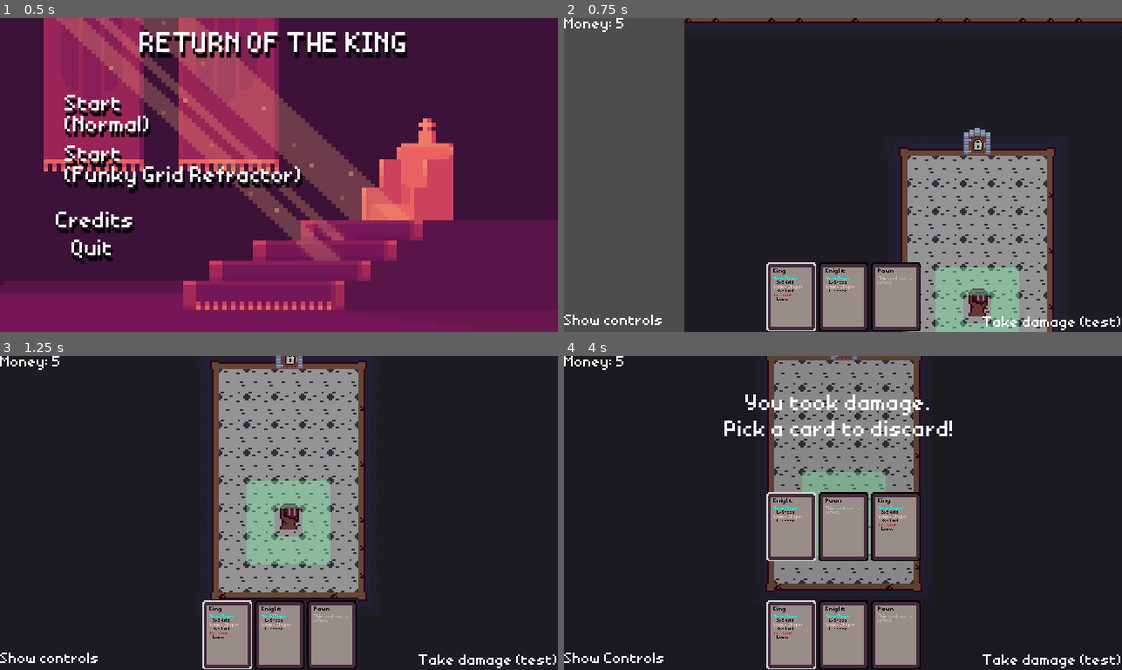
Above: before the commit, frames 1-4 (two rows, left to right).
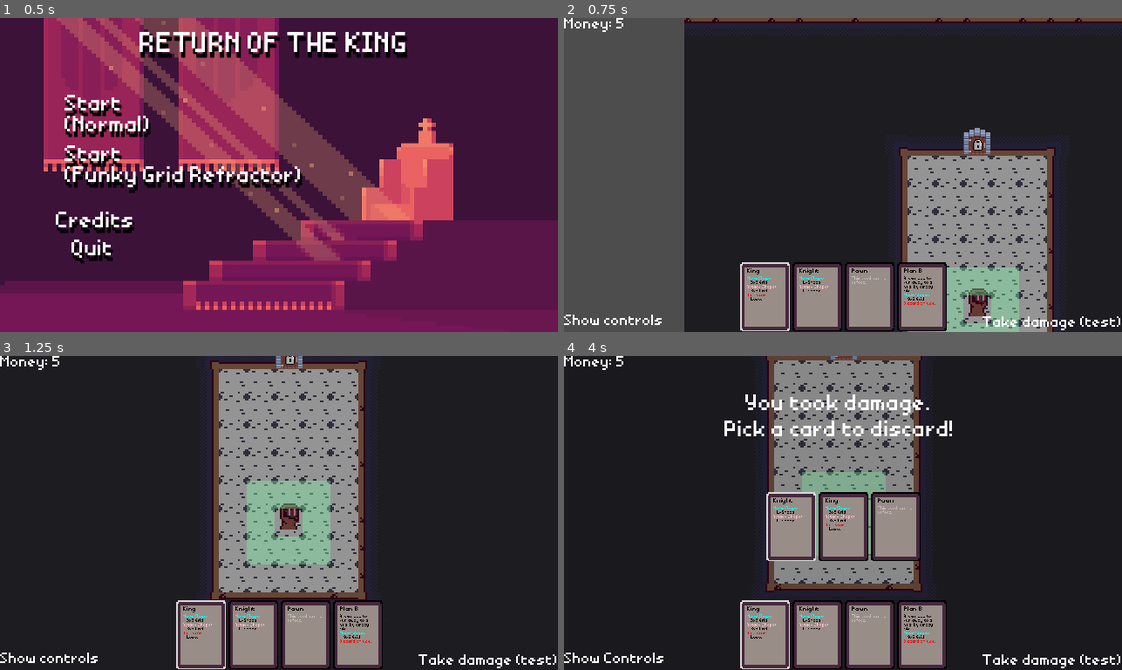
Above: after the commit, the same moments.

Repository: bonsaipropaganda/pass-the-game-jam-2024
Game: Godot game, scene res://ui/menus/main_menu.tscn
The game is run twice, just before and just after one commit, with the same random seed, the same clock (stepped at 60 frames per second) and the same inputs.
Inputs (mouse positions are in pixels of both pictures, inside the frame that each line leads up to):
- Up to frame 1 (0.5 s): no input
- Up to frame 2 (0.75 s): click "Start (Normal)" at 0.5 s
- Up to frame 3 (1.25 s): no input
- Up to frame 4 (4 s): click "Take damage (test)" at 1.25 s; tap Enter at 2 s; move the mouse to (965, 497) at 2.02 s; tap 1 at 2.1 s; click (965, 497) at 2.17 s; click "Show controls" at 2.75 s; click "Hide Controls" at 3.5 s

Frame 1 is identical in both runs. In frame 2, 4.3% of the frame differs, in the area x 31-69%, y 77-100%; in frame 3, 4.7%; in frame 4, 4.9%, in the area x 31-69%, y 45-100%.

Commit message:
Added footstep sounds, fixed errors caused by my previous changes

Diff:
--- a/entities/Player/player.gd
+++ b/entities/Player/player.gd
@@ -7,6 +7,7 @@
 var inventory: Inventory = Inventory.new()
 
 func move(to:Vector2i):
+	$FootstepsPlayer.play()
 	var tween = create_tween()
 	var target_position:= Vector2(to) * C.TILE_SIZE + (Vector2.ONE * C.TILE_SIZE / 2.0)
 	var distance = global_position.distance_to(target_position)
--- a/entities/Player/player.tscn
+++ b/entities/Player/player.tscn
@@ -1,8 +1,9 @@
-[gd_scene load_steps=18 format=3 uid="uid://3o1v1gb0lhhg"]
+[gd_scene load_steps=19 format=3 uid="uid://3o1v1gb0lhhg"]
 
 [ext_resource type="Script" path="res://entities/Player/player.gd" id="1_1wplv"]
 [ext_resource type="Texture2D" uid="uid://cukd8xul6fmq" path="res://gfx/entities/player_sheet.png" id="2_onmdn"]
 [ext_resource type="Texture2D" uid="uid://c2gino6i3s2ae" path="res://gfx/entities/player_test.png" id="4_x6xvk"]
+[ext_resource type="AudioStream" uid="uid://dud3v88jnkjdn" path="res://gfx/sounds/footsteps/footsteps_stream.tres" id="5_k5i8r"]
 [ext_resource type="Script" path="res://entities/Player/inventory.gd" id="5_n8jhy"]
 
 [sub_resource type="AtlasTexture" id="AtlasTexture_bjsso"]
@@ -185,3 +186,8 @@
 position = Vector2(0, -3)
 scale = Vector2(0.2, 0.2)
 texture = ExtResource("4_x6xvk")
+
+[node name="FootstepsPlayer" type="AudioStreamPlayer" parent="."]
+process_mode = 3
+stream = ExtResource("5_k5i8r")
+volume_db = -2.0
--- a/entities/enemies/base_enemy.gd
+++ b/entities/enemies/base_enemy.gd
@@ -30,6 +30,7 @@
 	return Utils.global_pos_to_coord(global_position)
 
 func move(to:Vector2i):
+	$FootstepsPlayer.play()
 	var tween = create_tween()
 	tween.tween_property(self, "global_position", Vector2(to) * C.TILE_SIZE + (Vector2.ONE * C.TILE_SIZE / 2.0), 0.15)
 	await tween.finished
--- a/entities/enemies/base_enemy.tscn
+++ b/entities/enemies/base_enemy.tscn
@@ -1,7 +1,8 @@
-[gd_scene load_steps=10 format=3 uid="uid://b3kdipdfm3vmp"]
+[gd_scene load_steps=11 format=3 uid="uid://b3kdipdfm3vmp"]
 
 [ext_resource type="Script" path="res://entities/enemies/enemy_bat.gd" id="1_aucsa"]
 [ext_resource type="Texture2D" uid="uid://i184xxddbxoh" path="res://gfx/entities/grid entities/full spritesheet.png" id="2_m565o"]
+[ext_resource type="AudioStream" uid="uid://dud3v88jnkjdn" path="res://gfx/sounds/footsteps/footsteps_stream.tres" id="3_ew3uc"]
 
 [sub_resource type="RectangleShape2D" id="RectangleShape2D_p5i1p"]
 size = Vector2(16, 16)
@@ -178,3 +179,8 @@
 "": SubResource("AnimationLibrary_db4j4")
 }
 autoplay = "Idle"
+
+[node name="FootstepsPlayer" type="AudioStreamPlayer2D" parent="."]
+process_mode = 3
+stream = ExtResource("3_ew3uc")
+volume_db = -2.0
--- a/entities/enemies/enemy_bat.tscn
+++ b/entities/enemies/enemy_bat.tscn
@@ -1,7 +1,8 @@
-[gd_scene load_steps=10 format=3 uid="uid://ccs3fn41mf7sx"]
+[gd_scene load_steps=11 format=3 uid="uid://ccs3fn41mf7sx"]
 
 [ext_resource type="Script" path="res://entities/enemies/enemy_bat.gd" id="1_o5336"]
 [ext_resource type="Texture2D" uid="uid://i184xxddbxoh" path="res://gfx/entities/grid entities/full spritesheet.png" id="2_kdq2q"]
+[ext_resource type="AudioStream" uid="uid://dud3v88jnkjdn" path="res://gfx/sounds/footsteps/footsteps_stream.tres" id="3_exrec"]
 
 [sub_resource type="RectangleShape2D" id="RectangleShape2D_p5i1p"]
 size = Vector2(16, 16)
@@ -178,3 +179,8 @@
 "": SubResource("AnimationLibrary_db4j4")
 }
 autoplay = "Idle"
+
+[node name="FootstepsPlayer" type="AudioStreamPlayer2D" parent="."]
+process_mode = 3
+stream = ExtResource("3_exrec")
+volume_db = -2.0
--- a/entities/enemies/enemy_goblin.tscn
+++ b/entities/enemies/enemy_goblin.tscn
@@ -1,7 +1,8 @@
-[gd_scene load_steps=15 format=3 uid="uid://df81e4sd0fqba"]
+[gd_scene load_steps=16 format=3 uid="uid://df81e4sd0fqba"]
 
 [ext_resource type="Script" path="res://entities/enemies/enemy_goblin.gd" id="1_pevj5"]
 [ext_resource type="Texture2D" uid="uid://bmd7qdq3drsys" path="res://gfx/entities/pawn_sheet.png" id="2_gdalc"]
+[ext_resource type="AudioStream" uid="uid://dud3v88jnkjdn" path="res://gfx/sounds/footsteps/footsteps_stream.tres" id="3_4v0lm"]
 
 [sub_resource type="RectangleShape2D" id="RectangleShape2D_p5i1p"]
 size = Vector2(16, 16)
@@ -210,3 +211,8 @@
 "": SubResource("AnimationLibrary_db4j4")
 }
 autoplay = "Idle"
+
+[node name="FootstepsPlayer" type="AudioStreamPlayer2D" parent="."]
+process_mode = 3
+stream = ExtResource("3_4v0lm")
+volume_db = -5.0
--- a/entities/enemies/enemy_slime.tscn
+++ b/entities/enemies/enemy_slime.tscn
@@ -1,7 +1,8 @@
-[gd_scene load_steps=10 format=3 uid="uid://tauulab1vn0g"]
+[gd_scene load_steps=11 format=3 uid="uid://tauulab1vn0g"]
 
 [ext_resource type="Script" path="res://entities/enemies/enemy_slime.gd" id="1_yp88l"]
 [ext_resource type="Texture2D" uid="uid://i184xxddbxoh" path="res://gfx/entities/grid entities/full spritesheet.png" id="2_26yct"]
+[ext_resource type="AudioStream" uid="uid://dud3v88jnkjdn" path="res://gfx/sounds/footsteps/footsteps_stream.tres" id="3_24x8w"]
 
 [sub_resource type="RectangleShape2D" id="RectangleShape2D_p5i1p"]
 size = Vector2(16, 16)
@@ -178,3 +179,8 @@
 "": SubResource("AnimationLibrary_db4j4")
 }
 autoplay = "Idle"
+
+[node name="FootstepsPlayer" type="AudioStreamPlayer2D" parent="."]
+process_mode = 3
+stream = ExtResource("3_24x8w")
+volume_db = -2.0
--- a/entities/grid entities/shop_item.gd
+++ b/entities/grid entities/shop_item.gd
@@ -18,9 +18,7 @@
 func buy():
 	if Global.game_manager.money >= price:
 		Global.game_manager.money -= price
-		Global.game_manager.players_cards.append(card)
-		Global.game_manager.selected_card = Global.game_manager.players_cards.back()
-		Global.game_manager.refresh_card_deck()
+		Global.game_manager.add_card(card)
 		queue_free()
 	else:
 		# TODO: maybe some animation + sfx to inform that player don't have enough money
--- /dev/null
+++ b/gfx/sounds/footsteps/footsteps_stream.tres
@@ -0,0 +1,25 @@
+[gd_resource type="AudioStreamRandomizer" load_steps=10 format=3 uid="uid://dud3v88jnkjdn"]
+
+[ext_resource type="AudioStream" uid="uid://upsc23d1dafi" path="res://gfx/sounds/footsteps/384881__ali_6868__knight-left-footstep-on-gravel-2-with-chainmail.wav" id="1_s4lut"]
+[ext_resource type="AudioStream" uid="uid://bpspcryt4jfq6" path="res://gfx/sounds/footsteps/384882__ali_6868__knight-left-footstep-on-gravel-3-with-chainmail.wav" id="2_7585r"]
+[ext_resource type="AudioStream" uid="uid://dmjdjs5ufcpxi" path="res://gfx/sounds/footsteps/384883__ali_6868__knight-left-footstep-on-gravel-1-with-chainmail.wav" id="3_hhp4o"]
+[ext_resource type="AudioStream" uid="uid://dy8mnfoawno7m" path="res://gfx/sounds/footsteps/384884__ali_6868__knight-left-footstep-on-gravel-5-with-chainmail.wav" id="4_idpay"]
+[ext_resource type="AudioStream" uid="uid://21tci1jowy6w" path="res://gfx/sounds/footsteps/384886__ali_6868__knight-right-footstep-on-gravel-2-with-chainmail.wav" id="5_ouuir"]
+[ext_resource type="AudioStream" uid="uid://2t5av3ugerh7" path="res://gfx/sounds/footsteps/384887__ali_6868__knight-right-footstep-on-gravel-1-with-chainmail.wav" id="6_6pqjl"]
+[ext_resource type="AudioStream" uid="uid://by34f8m8hlixg" path="res://gfx/sounds/footsteps/384888__ali_6868__knight-right-footstep-on-gravel-4-with-chainmail.wav" id="7_yklxf"]
+[ext_resource type="AudioStream" uid="uid://cyonin4u24y28" path="res://gfx/sounds/footsteps/384889__ali_6868__knight-right-footstep-on-gravel-3-with-chainmail.wav" id="8_imdh1"]
+[ext_resource type="AudioStream" uid="uid://vnkegi718u7j" path="res://gfx/sounds/footsteps/384890__ali_6868__knight-right-footstep-on-gravel-5-with-chainmail.wav" id="9_61qnv"]
+
+[resource]
+random_pitch = 1.03
+random_volume_offset_db = 0.65
+streams_count = 9
+stream_0/stream = ExtResource("1_s4lut")
+stream_1/stream = ExtResource("2_7585r")
+stream_2/stream = ExtResource("3_hhp4o")
+stream_3/stream = ExtResource("4_idpay")
+stream_4/stream = ExtResource("5_ouuir")
+stream_5/stream = ExtResource("6_6pqjl")
+stream_6/stream = ExtResource("7_yklxf")
+stream_7/stream = ExtResource("8_imdh1")
+stream_8/stream = ExtResource("9_61qnv")
--- a/items/cards/types/card_planb.gd
+++ b/items/cards/types/card_planb.gd
@@ -9,8 +9,7 @@
 
 func do_action(_pos :Vector2i):
 	await SignalBus.game_tick
-	Global.game_manager.players_cards.erase(Global.game_manager.selected_card)
-	Global.game_manager.refresh_card_deck()
+	Global.game_manager.discard_card_resource(self)
 
 func get_valid_coords(player_pos:Vector2i) -> Array[Vector2i]:
 	var valid_coords:Array[Vector2i] = []
--- a/places/game_manager/game_manager.gd
+++ b/places/game_manager/game_manager.gd
@@ -35,7 +35,8 @@
 var players_cards: Array[CardResource] = [
 	CardKingBasic.new(),
 	CardKnightBasic.new(),
-	CardPawnBasic.new()
+	CardPawnBasic.new(),
+	CardPlanB.new()
 ]
 
 var discarded_cards: Array[CardResource] = []
@@ -270,3 +271,9 @@
 	get_tree().paused = true
 	Global.fade_black(0.6, 0.5)
 	%TakeDamage_Menu.show_cards(players_cards, card_choice_callback)
+
+
+func discard_card_resource(card: CardResource) -> void:
+	card.on_discard()
+	players_cards.erase(card)
+	_select_card(0)
Not shown, added: gfx/sounds/footsteps/384881__ali_6868__knight-left-footstep-on-gravel-2-with-chainmail.wav.import
Not shown, added: gfx/sounds/footsteps/384882__ali_6868__knight-left-footstep-on-gravel-3-with-chainmail.wav.import
Not shown, added: gfx/sounds/footsteps/384883__ali_6868__knight-left-footstep-on-gravel-1-with-chainmail.wav.import
Not shown, added: gfx/sounds/footsteps/384884__ali_6868__knight-left-footstep-on-gravel-5-with-chainmail.wav.import
Not shown, added: gfx/sounds/footsteps/384886__ali_6868__knight-right-footstep-on-gravel-2-with-chainmail.wav.import
Not shown, added: gfx/sounds/footsteps/384887__ali_6868__knight-right-footstep-on-gravel-1-with-chainmail.wav.import
Not shown, added: gfx/sounds/footsteps/384888__ali_6868__knight-right-footstep-on-gravel-4-with-chainmail.wav.import
Not shown, added: gfx/sounds/footsteps/384889__ali_6868__knight-right-footstep-on-gravel-3-with-chainmail.wav.import
Not shown, added: gfx/sounds/footsteps/384890__ali_6868__knight-right-footstep-on-gravel-5-with-chainmail.wav.import
Not shown, added: gfx/sounds/footsteps/384881__ali_6868__knight-left-footstep-on-gravel-2-with-chainmail.wav
Not shown, added: gfx/sounds/footsteps/384882__ali_6868__knight-left-footstep-on-gravel-3-with-chainmail.wav
Not shown, added: gfx/sounds/footsteps/384883__ali_6868__knight-left-footstep-on-gravel-1-with-chainmail.wav
(and 6 more such lines)
